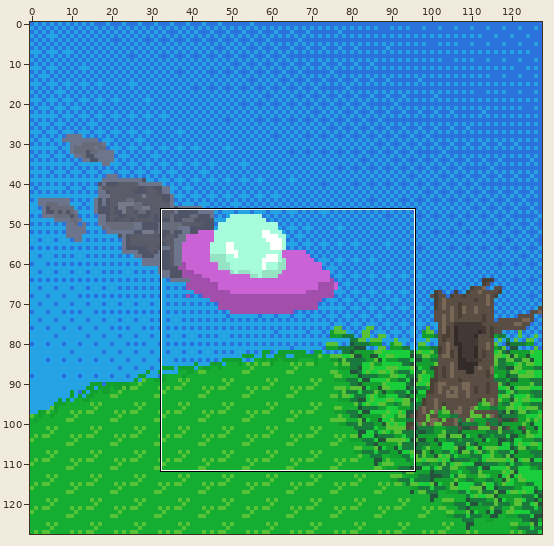
Two versions of one sprite sheet, Artes/intro/intro22.png. Above, an overview of the earlier version with the close-up marked.
Close-up. Before:
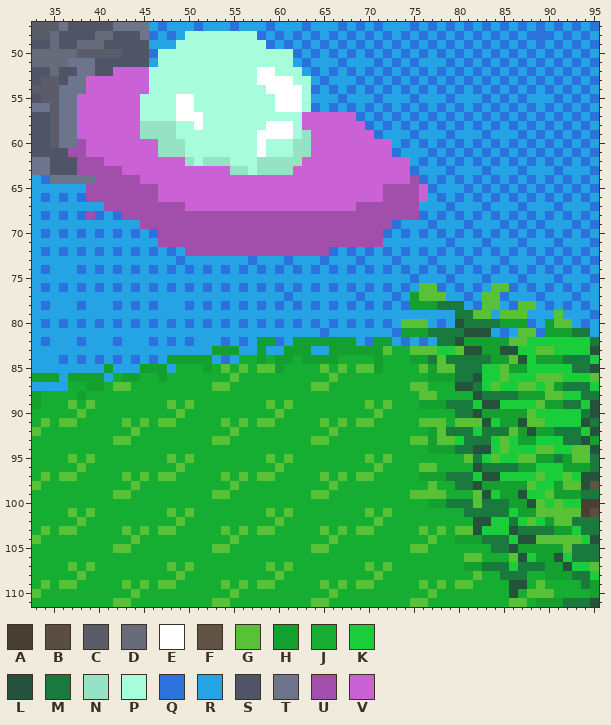
The file is 128x128 pixels. Colours within 5 levels of each other are drawn and written as one. Shown: x 33..95, y 47..111.
Palette (. is transparent): A #4a3f34  B #5a4e44  C #5a5d69  D #686b79  E #ffffff  F #615344  G #59c135  H #14a02e  J #16ae32  K #1acd3b  L #24523b  M #1a7a3e  N #95e2c4  P #a6fcdb  Q #2b72dd  R #25a4e5  S #4f5567  T #6d758d  U #a24eab  V #ca61d5
Pixels before (only the part around the change), first column x 34:
 47 CCTSSSSSTTTTRQRRRQRRRQRRRQRRRQRRRQRQRQRRRQRQRQRQRQRQRQRQRQRQRQ
 48 CDSSSSDDSSSTQRQRPPPPPPPPQRQRQRQRQRQRQRQRQRQRQRQRQRQRQRQQQRQRQR
 49 SDSSDDDSSSSSRRRPPPPPPPPPPQRQRQRQRQRQRQRQRQRQRQRQRQRQRQRQRQRQRQ
 50 DDDDCCCCCSSSQPPPPPPPPPPPPPPPQRQRQRQRQRQRQRQRQRQRQRQRQRQRQRQRQR
 51 DDDTTTSSSSSSRPPPPPPPPPPPPPPPRQRRRQRRRQRQRQRRRQRQRQRQRQRQRQRQRQ
 52 SDSSTTSSVVVVPPPPPPPPPPPPEEPPPRQRQRQRQRQRQRQRQRQRQRQRQRQRQRQRQR
 53 CCSTTVVVVVVVPPPPPPPPPPPPEEEEPPRQRRRQRQRQRQRQRQRQRQRQRQRQRQRQRQ
 54 CCTTTVVVVVVVPPPPPPPPPPPPPEEEEPQRQRQRQRQRQRQRQRQRQRQRQRQRQRQRQR
 55 CCTTVVVVVVVPPPPEEPPPPPPPPPEEEPRRRQRRRQRRRQRRRQRRRQRQRQRRRQRQRQ
 56 TCTTVVVVVVVPPPPEEPPPPPPPPPEEEPQRQRQRQRQRQRQRQRQRQRQRQRQRQRQRQR
 57 SCTTVVVVVVVPPPPEEEPPPPPPPPPPPVVVVVVQRQRQRQRQRQRQRQRQRQRQRQRQRQ
 58 SCTTVVVVVVVNNNNPPEPPPPPPPEEEPVVVVVVVQRQRQRQRQRQRQRQRQRQRQRQRQR
 59 SCTTVVVVVVVNNNNPPPPPPPPPEEEEPNVVVVVVVQRRRQRRRQRRRQRRRQRQRQRQRQ
 60 SCTTUVVVVVVVVNNNPPPPPPPPEPPPNNVVVVVVVVVRQRQRQRQRQRQRQRQRQRQRQR
 61 SSSUUVVVVVVVVNNNPPPPPPPPEPPPNNVVVVVVVVVQRRRQRQRQRQRQRQRQRQRQRQ
 62 TSSSUUUVVVVVVVVVNPNNNPPPNNNNNVVVVVVVVVVVVRQRQRQRQRQRQRQRQRQRQR
 63 TSSSUUUUUVVVVVVVVVVVVNNPNNNNVVVVVVVVVVVVVQRRRQRRRQRRRQRRRQRRRQ
 64 QTTTTTUUUUUVVVVVVVVVVVVVVVVVVVVVVVVVVVVVVUQRQRQRQRQRQRQRQRQRQR
 65 RRRRRUUUUUUUUVVVVVVVVVVVVVVVVVVVVVVVVVUUUUVQRRRQRQRQRQRQRQRQRQ
 66 QRQRQUUUUUUUUVVVVVVVVVVVVVVVVVVVVVVVVVUUUUVRQRQRQRQRQRQRQRQRQR
 67 RRRRRRRUUUUUUUUUVVVVVVVVVVVVVVVVVVVUUUUUUURRRQRRRQRRRQRRRQRRRQ
 68 QRQRQUQRQUUUUUUUUUUUUUUUUUUUUUUUUUUUUUUUUUQRQRQRQRQRQRQRQRQRQR
 69 RRRRRRRRRRRUUUUUUUUUUUUUUUUUUUUUUUUUUUUQRRRQRRRQRRRQRQRQRRRQRQ
 70 QRQRQRQRQRQRQUUUUUUUUUUUUUUUUUUUUUUUUUQRQRQRQRQRQRQRQRQRQRQRQR
 71 RRRRRRRRRRRRRUUUUUUUUUUUUUUUUUUUUUUUUURRRRRRRQRRRQRRRQRRRQRRRQ
 72 QRQRQRQRQRQRQRQRUUUUUUUUUUUUUUUUQRQRQRQRQRQRQRQRQRQRQRQRQRQRQR
 73 RRRRRRRRRRRRRRRQRRRRRRRQRRRQRRRQRRRQRRRQRRRQRRRQRRRQRRRQRQRQRQ
 74 QRRRQRQRQRQRQRQRQRQRQRQRQRQRQRQRQRQRQRQRQRQRQRQRQRQRQRQRQRQRQR
 75 RRRRRRRRRRRRRRRRRRRRRRRRRRRRRRRRRRRRRRRRRQRRRQRRRQRRRQRRRQRRRQ
 76 QRQRQRQRQRQRQRQRQRQRQRQRQRQRQRQRQRQRQRQRQRGGQRQRQRGGQRQRQRQRQR
 77 RRRRRRRRRRRRRRRRRRRRRRRRRRRQRRRRRRRQRRRQRHGGGRRQRGGQRRRQRRRQRR
 78 QRRRQRRRQRQRQRRRQRQRQRQRQRQRQRQRQRQRQRQRQHHHMMMRQGGRQGGRQRQRQR
 79 RRRRRRRRRRRRRRRRRRRRRRRRRRRRRRRRRRRRRRRRRRRRRRMMGGRGGGRRRGRRRQ
 80 QRQRQRQRQRQRQRQRQRQRQRQRQRQRQRQRQRQRQRQRGGGRQRLMMMMHHHQRHGGRQR
 81 RRRRRRRRRRRRRRRRRRRRRRRRRRRRRRRQRRRRRRRQHHHMMMMLLLRQRGGQHHHMMR
 82 QRRRQRRRQRRRQRQRQRRRQRQRHHQRHHHHHHHRQHHRQRQRMMLHHHHHGGKKKKKKKM
 83 RRRRRRRRRRRRRRRRRRRHHHRRHRRHHHRRHHHHHHGJJGGGKKGLLHHLLKKGGKKKKL
 84 RRQRQRQRQRQRQRHHHHHRQRJJHJHHJHHHHJJJJHJJJHHMGMMMMMHHGLKHHHMMMK
 85 RRRRRRRHRRRHHHRJJJHJGJGJGGHJJJJGJGJGGHJJJJGHGGMMMKKGHHKKKKKMML
 86 HHRHHHHRJHHJJHJJJJJJJGJJJJJJJJJJGJJJJJJJJJJHHHMMLKKGKKKGGGKKKG
 87 RRRJJHHJGGJJJJJJJJJGGJJJJJJJJJGGJJJJJJJJJGGJJJLLMKGKKGGKGHMMMK
 88 JJJJHJJJJJJJJJJJJJJJJJJJJJJJJJJJJJJJJJJJJJGGJJJJLMMMMHHHGGKKMM
 89 JJJGJGJJJJJJJJGJGJJJJJJJJGJGJJJJJJJJGJGJJJHHHMMMKLLKKKKGHHMMKL
 90 JJJJGJJJJJJJJJJGJJJJJJJJJJGJJJJJJJJJJGJJJJJJJJMMLHHHHHGKKKKKML
 91 GJGGJJJJJGJGJGGJJJJJGJGJGGJJJJJGJGJGGJJJJJGGGJGGGLKHHLGGKKKKLM
 92 JJJJJJJJJJGJJJJJJJJJJGJJJJJJJJJJGJJJJJJJJJJHGMMMKMMMGHLHHMMMKL
 93 JJJJJJJJGGJJJJJJJJJGGJJJJJJJJJGGJJJJJJJJJGGHGGKMMMKGKHHKKKMMLH
 94 JJJJJJJJJJJJJJJJJJJJJJJJJJJJJJJJJJJJJJJJJJJHHHMMLLKGKKKGGKKGGL
 95 JJJGJGJJJJJJJJGJGJJJJJJJJGJGJJJJJJJJGJGJJJJJJJJGMKGKKGGHHMHGGM
 96 JJJJGJJJJJJJJJJGJJJJJJJJJJGJJJJJJJJJJGJJJJGGJJJJLMMMMHHKKKHHHM
 97 GJGGJJJJJGJGJGGJJJJJGJGJGGJJJJJGJGJGGJJJJJHHHMMMKLLKKKKGKKGKLL
 98 JJJJJJJJJJGJJJJJJJJJJGJJJJJJJJJJGJJJJJJJJJJGJJMMLHHHHHGKKHGGLF
 99 JJJJJJJJGGJJJJJJJJJGGJJJJJJJJJGGJJJJJJJJJGGGGJJJGLKHHLKKGHHHMM
100 JJJJJJJJJJJJJJJJJJJJJJJJJJJJJJJJJJJJJJJJJJJHHMMMGMMMHHLGKGKKAA
101 JJJGJGJJJJJJJJGJGJJJJJJJJGJGJJJJJJJJGJGJJJJJJJJMMMMMKHHGGGGGAB
102 JJJJGJJJJJJJJJJGJJJJJJJJJJGJJJJJJJJJJGJJJJJJJJJJLLKKMKGKHGGMMM
103 GJGGJJJJJGJGJGGJJJJJGJGJGGJJJJJGJGJGGJJJJJGJGJGGLKKKLMMMMHHKMM
104 JJJJJJJJJJGJJJJJJJJJJGJJJJJJJJJJGJJJJJJJJJJGJJHHHMMMKLLGGGGGKL
105 JJJJJJJJGGJJJJJJJJJGGJJJJJJJJJGGJJJJJJJJJGGJJJJJJJMMLHHHHHGMMM
106 JJJJJJJJJJJJJJJJJJJJJJJJJJJJJJJJJJJJJJJJJJJJJJJGGJJJGLKHHLKMMM
107 JJJGJGJJJJJJJJGJGJJJJJJJJGJGJJJJJJJJGJGJJJJJJJJHHMMMKMMMHHLKKG
108 JJJJGJJJJJJJJJJGJJJJJJJJJJGJJJJJJJJJJGJJJJJJJJJJGJJMMMJJHHHMMK
109 GJGGJJJJJGJGJGGJJJJJGJGJGGJJJJJGJGJGGJJJJJGJGJGGJJJJLLJGJJJJMH
110 JJJJJJJJJJGJJJJJJJJJJGJJJJJJJJJJGJJJJJJJJJJGJJJJJJJJLJGGGJJJJH
And afterwards:
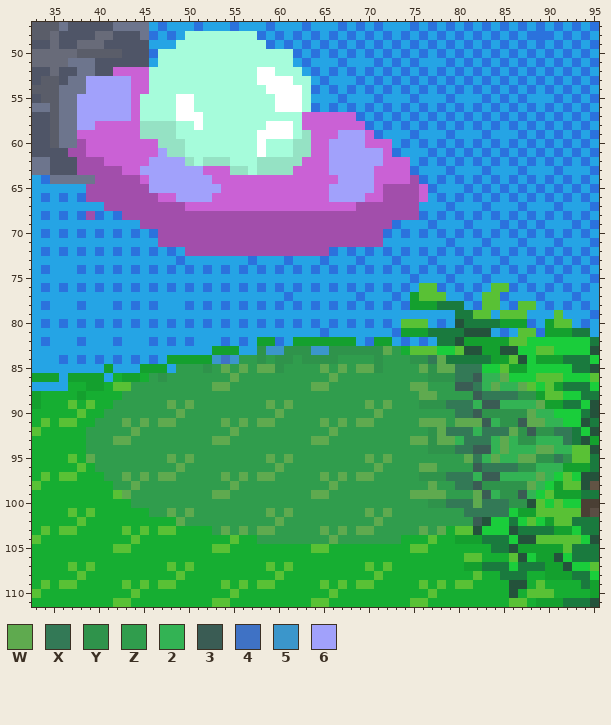
Colours new in this view: W #5faa4f  X #337956  Y #2f934b  Z #309d4d  2 #33b354  3 #3a5c54  4 #3f72c5  5 #3b96cb  6 #a1a1fb
Difference:
y 53..54: x 39..43 VVVVV -> 66666
y 55..57: x 38..43 VVVVVV -> 666666
y 58: x 38..39 VV -> 66
y 59: x 67..69 VVV -> 666
y 60: x 66..69 VVVV -> 6666
y 61: x 47 N -> 6; x 66..71 VVVVVV -> 666666
y 62: x 46..49 VVVV -> 6666; x 66..71 VVVVVV -> 666666
y 63: x 45..51 VVVVVVV -> 6666666; x 66..70 VVVVV -> 66666
y 64: x 46..52 VVVVVVV -> 6666666; x 67..70 VVVV -> 6666
y 65: x 46..53 UVVVVVVV -> 66666666; x 66..70 VVVVV -> 66666
y 66: x 49..52 VVVV -> 6666; x 66..69 VVVV -> 6666
y 83: x 58..73 HRRHHHRRHHHHHHGJ -> Y55YYY55YYYYYYWZ
y 84: x 53..78 RQRJJHJHHJHHHHJJJJHJJJHHMG -> 545ZZYZYYZYYYYZZZZYZZZYYXW
y 85: x 49..82 JJJHJGJGJGGHJJJJGJGJGGHJJJJGHGGMMM -> ZZZYZWZWZWWYZZZZWZWZWWYZZZZWYWWXXX
y 86: x 46..85 JHJJJJJJJGJJJJJJJJJJGJJJJJJJJJJHHHMMLKKG -> ZYZZZZZZZWZZZZZZZZZZWZZZZZZZZZZYYYXX322W
y 87: x 44..87 JJJJJJJJJGGJJJJJJJJJGGJJJJJJJJJGGJJJLLMKGKKG -> ZZZZZZZZZWWZZZZZZZZZWWZZZZZZZZZWWZZZ33X2W22W
y 88: x 43..88 JJJJJJJJJJJJJJJJJJJJJJJJJJJJJJJJJGGJJJJLMMMMHH -> ZZZZZZZZZZZZZZZZZZZZZZZZZZZZZZZZZWWZZZZ3XXXXYY
y 89: x 42..89 JJJJJJGJGJJJJJJJJGJGJJJJJJJJGJGJJJHHHMMMKLLKKKKG -> ZZZZZZWZWZZZZZZZZWZWZZZZZZZZWZWZZZYYYXXX2332222W
y 90: x 41..90 JJJJJJJJGJJJJJJJJJJGJJJJJJJJJJGJJJJJJJJMMLHHHHHGKK -> ZZZZZZZZWZZZZZZZZZZWZZZZZZZZZZWZZZZZZZZXX3YYYYYW22
y 91: x 40..91 JJJGJGJGGJJJJJGJGJGGJJJJJGJGJGGJJJJJGGGJGGGLKHHLGGKK -> ZZZWZWZWWZZZZZWZWZWWZZZZZWZWZWWZZZZZWWWZWWW32YY3WW22
y 92: x 39..92 JJJJJGJJJJJJJJJJGJJJJJJJJJJGJJJJJJJJJJHGMMMKMMMGHLHHMM -> ZZZZZWZZZZZZZZZZWZZZZZZZZZZWZZZZZZZZZZYWXXX2XXXWY3YYXX
y 93: x 39..92 JJJGGJJJJJJJJJGGJJJJJJJJJGGJJJJJJJJJGGHGGKMMMKGKHHKKKM -> ZZZWWZZZZZZZZZWWZZZZZZZZZWWZZZZZZZZZWWYWW2XXX2W2YY222X
y 94: x 39..92 JJJJJJJJJJJJJJJJJJJJJJJJJJJJJJJJJJJJJJHHHMMLLKGKKKGGKK -> ZZZZZZZZZZZZZZZZZZZZZZZZZZZZZZZZZZZZZZYYYXX332W222WW22
y 95: x 39..92 GJJJJJJJJGJGJJJJJJJJGJGJJJJJJJJGJGJJJJJJJJGMKGKKGGHHMH -> WZZZZZZZZWZWZZZZZZZZWZWZZZZZZZZWZWZZZZZZZZWX2W22WWYYXY
y 96: x 40..91 JJJJJJJJJGJJJJJJJJJJGJJJJJJJJJJGJJJJGGJJJJLMMMMHHKKK -> ZZZZZZZZZWZZZZZZZZZZWZZZZZZZZZZWZZZZWWZZZZ3XXXXYY222
y 97: x 41..90 JJGJGJGGJJJJJGJGJGGJJJJJGJGJGGJJJJJHHHMMMKLLKKKKGK -> ZZWZWZWWZZZZZWZWZWWZZZZZWZWZWWZZZZZYYYXXX2332222W2
y 98: x 42..89 JJGJJJJJJJJJJGJJJJJJJJJJGJJJJJJJJJJGJJMMLHHHHHGK -> ZZWZZZZZZZZZZWZZZZZZZZZZWZZZZZZZZZZWZZXX3YYYYYW2
y 99: x 43..88 GJJJJJJJJJGGJJJJJJJJJGGJJJJJJJJJGGGGJJJGLKHHLK -> WZZZZZZZZZWWZZZZZZZZZWWZZZZZZZZZWWWWZZZW32YY32
y 100: x 44..87 JJJJJJJJJJJJJJJJJJJJJJJJJJJJJJJJJHHMMMGMMMHH -> ZZZZZZZZZZZZZZZZZZZZZZZZZZZZZZZZZYYXXXWXXXYY
y 101: x 46..85 JJGJGJJJJJJJJGJGJJJJJJJJGJGJJJJJJJJMMMMM -> ZZWZWZZZZZZZZWZWZZZZZZZZWZWZZZZZZZZXXXXX
y 102: x 49..82 GJJJJJJJJJJGJJJJJJJJJJGJJJJJJJJJJL -> WZZZZZZZZZZWZZZZZZZZZZWZZZZZZZZZZ3
y 103: x 53..78 JGJGJGGJJJJJGJGJGGJJJJJGJG -> ZWZWZWWZZZZZWZWZWWZZZZZWZW
y 104: x 58..73 JJJJJJJJGJJJJJJJ -> ZZZZZZZZWZZZZZZZ
Where, in picture pixels (left, top, right, bottom), the same in both close-ups:
changed: (77, 76, 221, 202)
changed: (329, 130, 383, 202)
changed: (86, 346, 572, 544)
